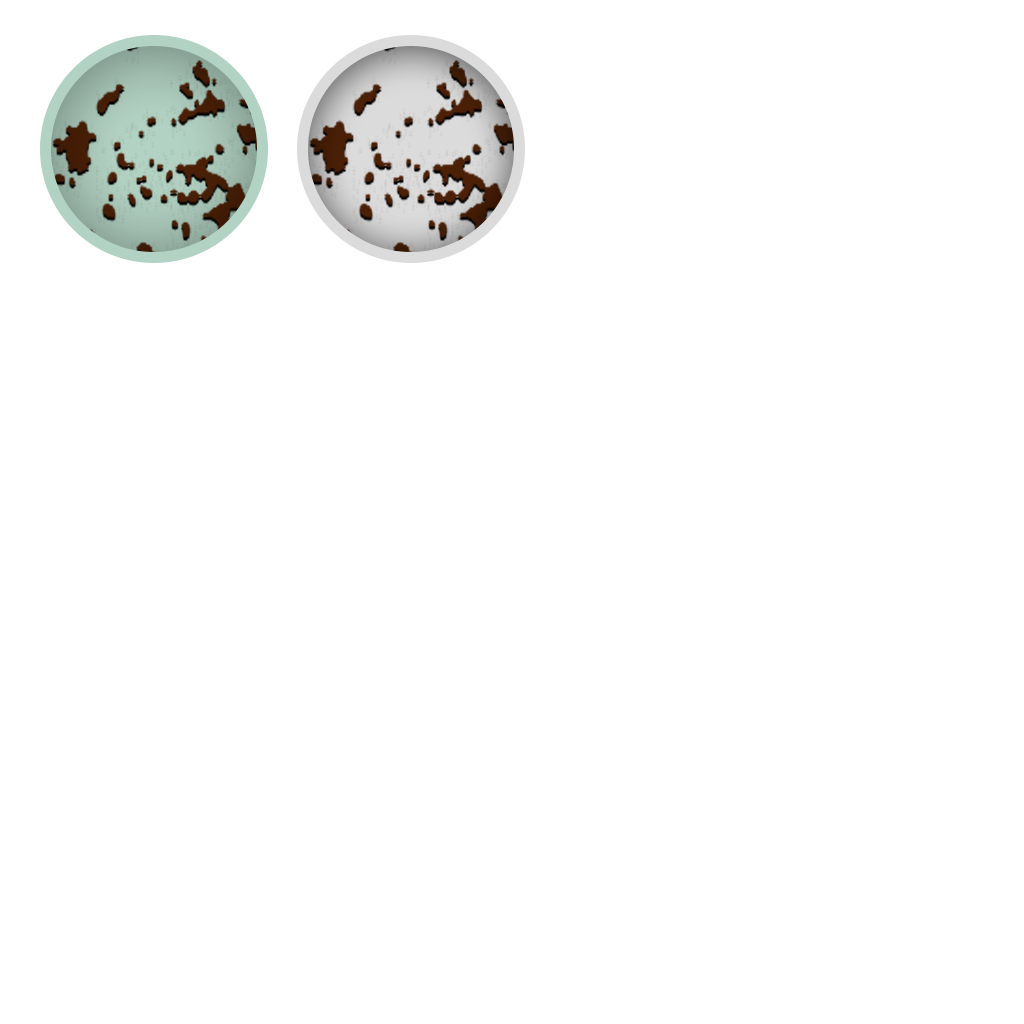
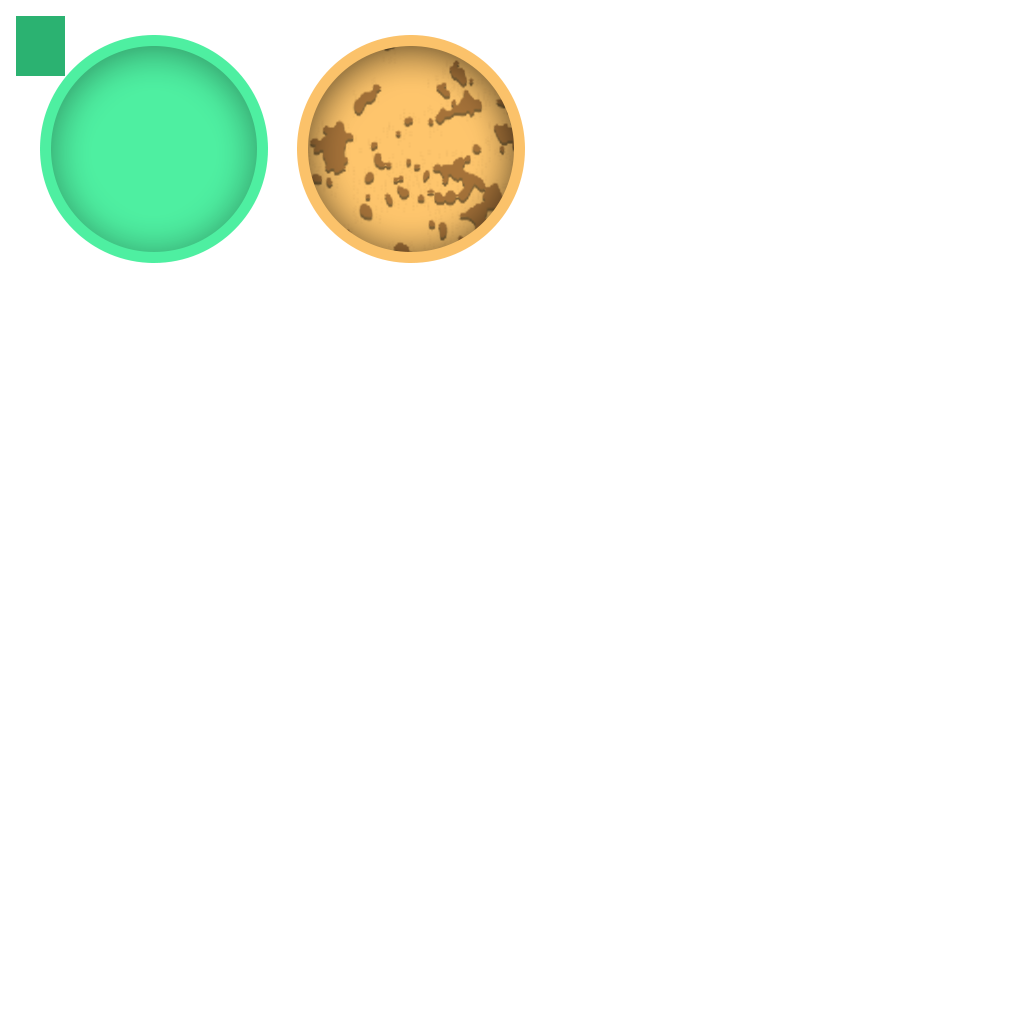
Before/after of a (1024, 1024) layered artwork. What changed in the layer stack:
"dust" (1st of 2, in "1 copy"): opacity 100% → 50% over box(259, 43, 525, 263)
painted on "Ellipse 1" (1st of 4, in "1 copy") over box(308, 46, 514, 252)
painted on "Ellipse 1" (2nd of 4, in "1 copy") over box(297, 35, 525, 263)
added layer "Rectangle 1" in group "1" over box(16, 16, 65, 76)
hid "dust" (2nd of 2, in "1"), opacity 100% → 51% over box(16, 43, 324, 263)
painted on "Ellipse 1" (3rd of 4, in "1") over box(51, 46, 257, 252)
painted on "Ellipse 1" (4th of 4, in "1") over box(40, 35, 268, 263)
